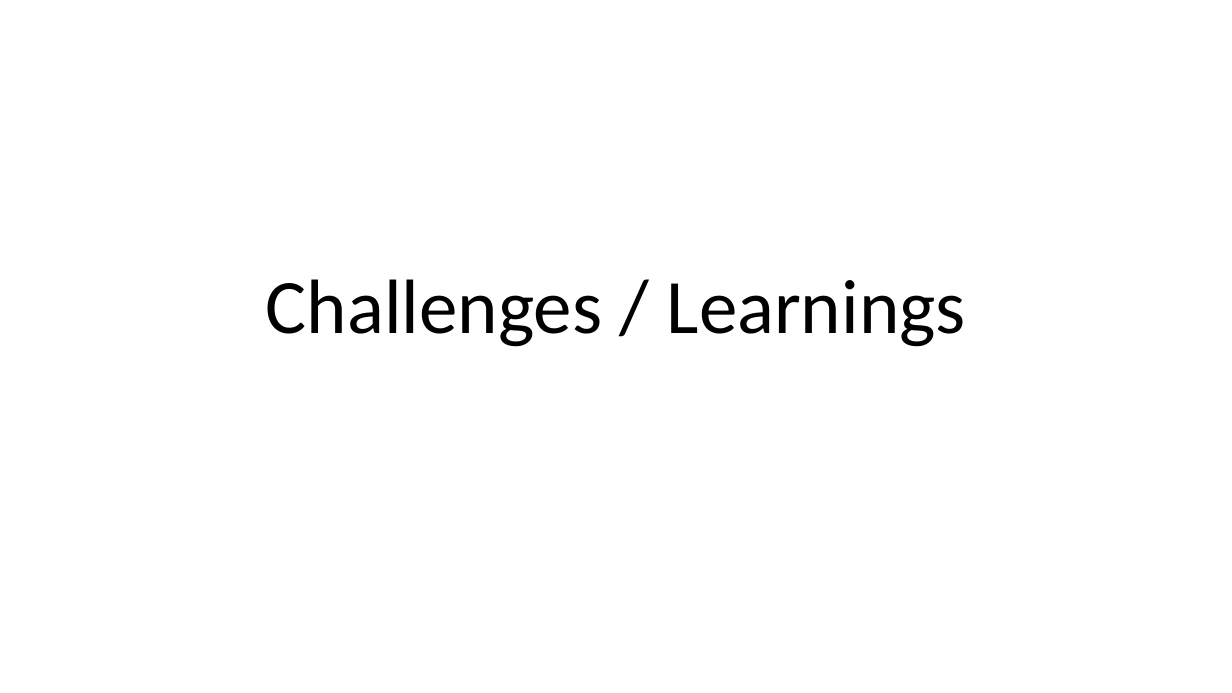
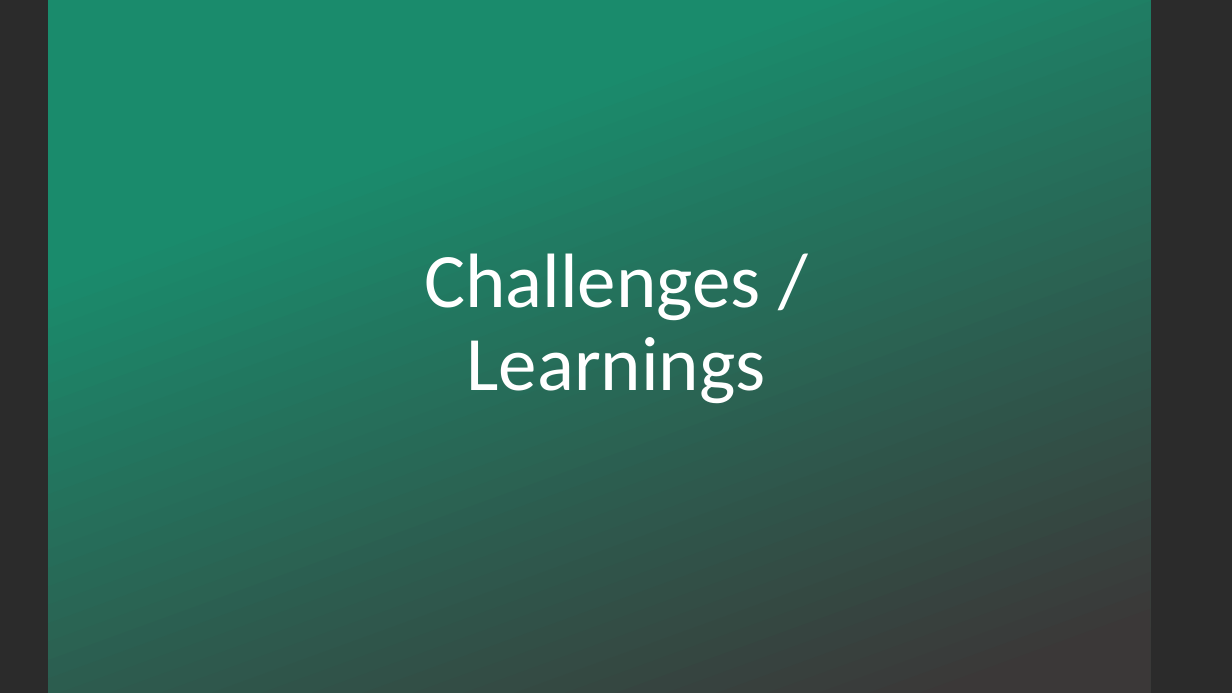
Before and after one commit to zliu007/DAEN690Report, a slide deck: slide 39 of SimpsonsImageDetection_Final Presentation_Merged.pptx (slide 38 before the commit). Drawn at 1232x693 pixels with LibreOffice and Linux fonts; fonts in the diff are those of the drawing; background and template pictures are left out; a plain dark background stands for a picture behind light text. Boxes give left, top, right and bottom in pixels: in the first picture for what was removed or moved away, otherwise in the second. Text is boxed around its words. In the diff, an @@ line names an element or a change of style, - is before the commit and + after.

```diff
--- a/SimpsonsImageDetection_Final Presentation_Merged.pptx
+++ b/SimpsonsImageDetection_Final Presentation_Merged.pptx
@@ background #FFFFFF to picture (left out) @@
@@ rectangle added at (48, 0, 1151, 693), fill gradient #1A8B6C to #3B3838 @@
@@ title "Challenges / Learnings": place and size @@
-title "Challenges / Learnings" at (266, 279, 966, 347)
+title "Challenges / Learnings" at (424, 253, 766, 404)
@@ title "Challenges / Learnings" at (424, 253, 766, 404): text colour #000000 to #FFFFFF @@
```
Also in this commit, not shown: 2 other slides changed, 2 slides added, 1 slide removed.
